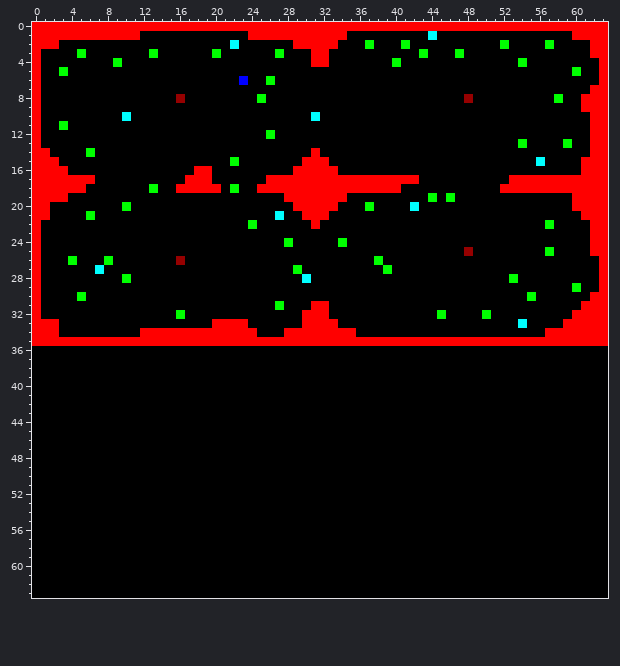
Two states of a pixel-art sprite, res/LEVEL.png. Above, as it was before the edit.
The file is 64x64 pixels. Colours within 5 levels of each other are drawn and written as one.
Now the later version:
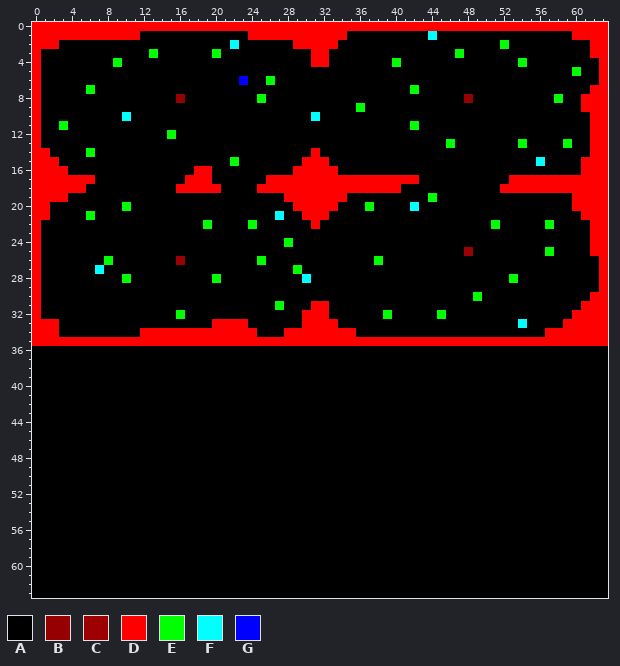
Palette (. is transparent): A #000000  B #960000  C #9c0000  D #ff0000  E #00ff00  F #00ffff  G #0000ff
Change:
The edit turns colour E into colour A in row 2 at x 37, 41 and 57; in row 3 at x 5, 27 and 43; in row 5 at x 3; in row 12 at x 26; in row 18 at x 13 and 22; in row 19 at x 46.
The edit turns colour E into colour A in row 24 at x 34; in row 26 at x 4; in row 27 at x 39; in row 29 at x 60; in row 30 at x 5 and 55; in row 32 at x 50.
The edit turns colour B into colour C in row 25 at x 48; in row 26 at x 16.
The edit turns colour A into colour E in row 7 at x 6 and 42; in row 9 at x 36; in row 11 at x 42; in row 12 at x 15; in row 13 at x 46; in row 22 at x 19 and 51.
The edit turns colour A into colour E in row 26 at x 25; in row 28 at x 20; in row 30 at x 49; in row 32 at x 39.
